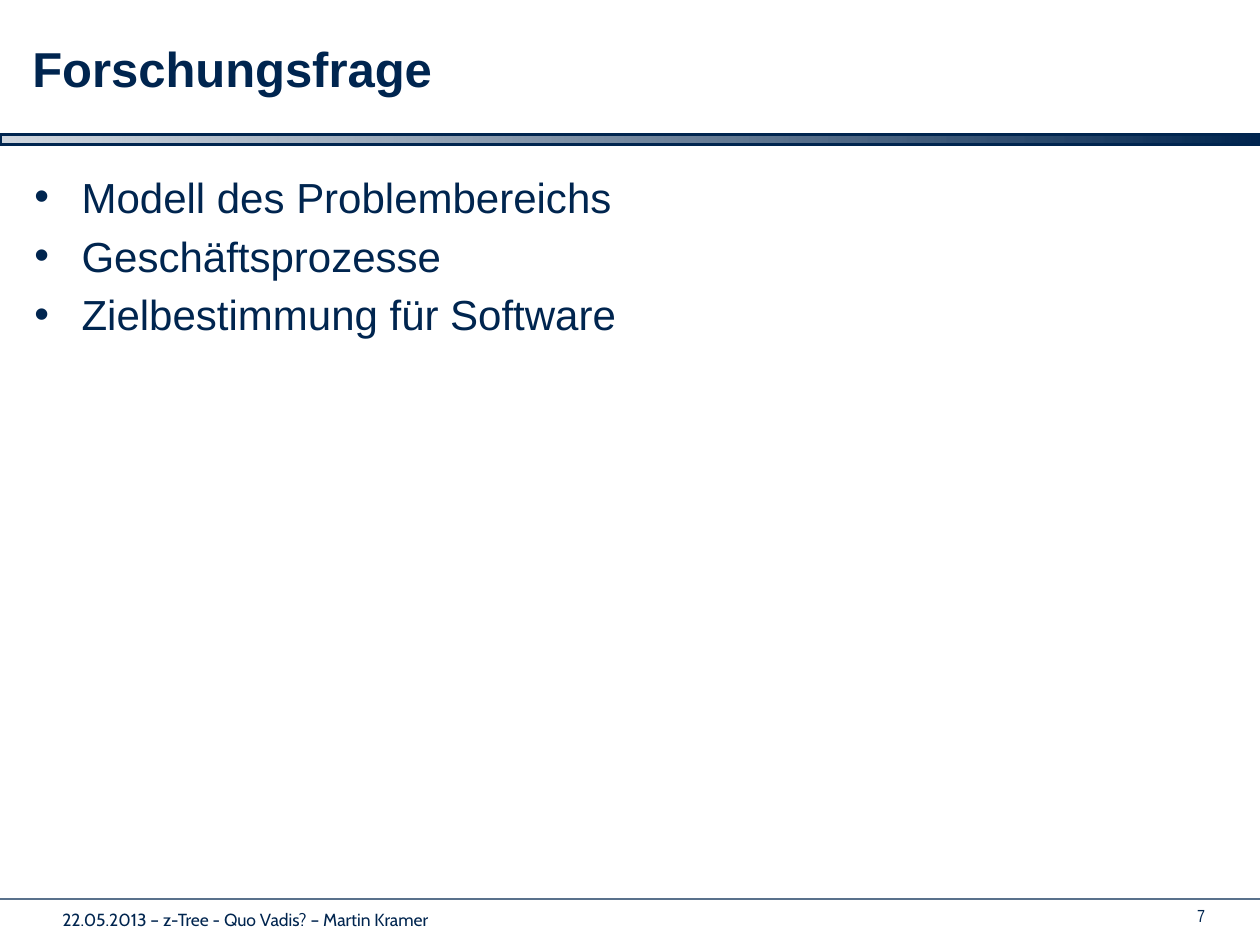
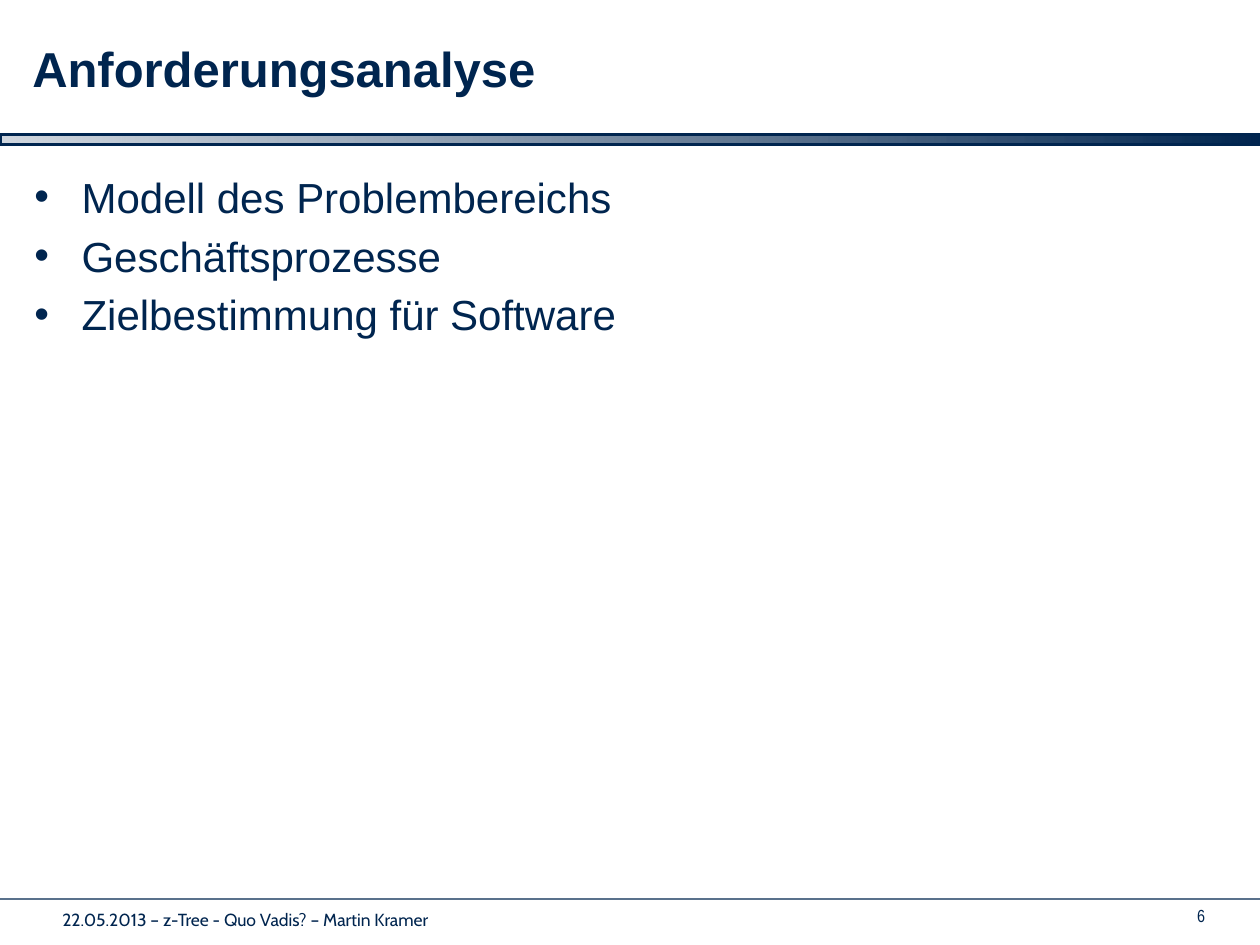
Before and after one commit to shockwavemk/pace, a slide deck: slide 6 of PaceClient/Dokumente/Vorstellung/Masterarbeit_MK.pptx (slide 7 before the commit). Drawn at 1260x945 pixels with LibreOffice and Linux fonts; fonts in the diff are those of the drawing; background and template pictures are left out. Boxes give left, top, right and bottom in pixels: in the first picture for what was removed or moved away, otherwise in the second. Text is boxed around its words. In the diff, an @@ line names an element or a change of style, - is before the commit and + after.

```diff
--- a/PaceClient/Dokumente/Vorstellung/Masterarbeit_MK.pptx
+++ b/PaceClient/Dokumente/Vorstellung/Masterarbeit_MK.pptx
@@ title at <box>32,51,535,97</box>: text changed @@
-Forschungsfrage
+Anforderungsanalyse
@@ page number at <box>1197,909,1205,922</box>: text changed @@
-7
+6
```
Also in this commit, not shown: 5 other slides changed, 1 slide removed.
